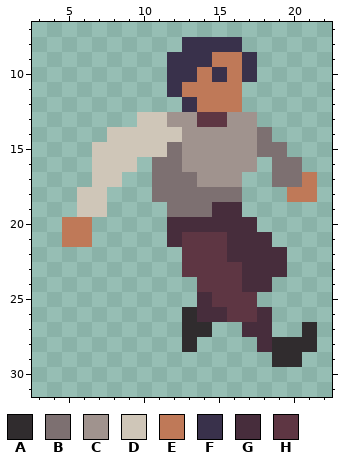
A pixel-art sprite gets an edit: res/player-fall.png. This is how it looked before the edit.
The file is 32x32 pixels. Shown: x 3..22, y 7..31.
Palette (. is transparent): A #302c2e  B #7d7071  C #a0938e  D #cfc6b8  E #bf7958  F #39314b  G #472d3c  H #5e3643
After:
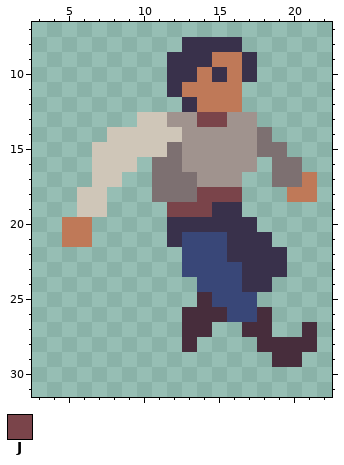
Colours new in this view: J #7a444a
From old to new:
@@ palette @@
-H #5e3643
+H #394778
@@ x 12..17 @@
 12 .FEEE.
-13 CCHHCC
+13 CCJJCC
 14 DCCCCC
@@ x 10..22 @@
 17 .BBBCCC..BBE.
-18 .BBBBBB...EE.
-19 ..BBBGG......
-20 ..GGGGGG.....
-21 ..GHHHGGG....
-22 ...HHHGGGG...
-23 ...HHHHGGG...
-24 ....HHHGG....
+18 .BBBJJJ...EE.
+19 ..JJJFF......
+20 ..FFFFFF.....
+21 ..FHHHFFF....
+22 ...HHHFFFF...
+23 ...HHHHFFF...
+24 ....HHHFF....
 25 ....GHHH.....
-26 ...AGGHHG....
-27 ...AA..GG..A.
-28 ...A....GAAA.
-29 .........AA..
+26 ...GGGHHG....
+27 ...GG..GG..G.
+28 ...G....GGGG.
+29 .........GG..
 30 .............
